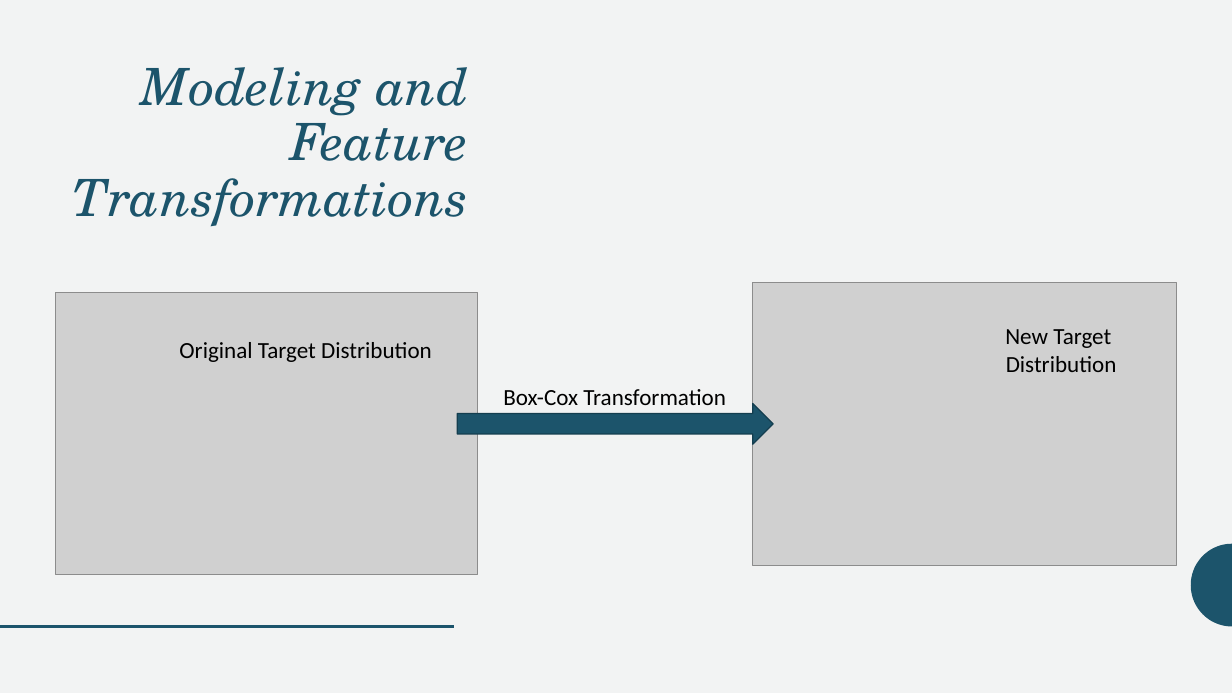
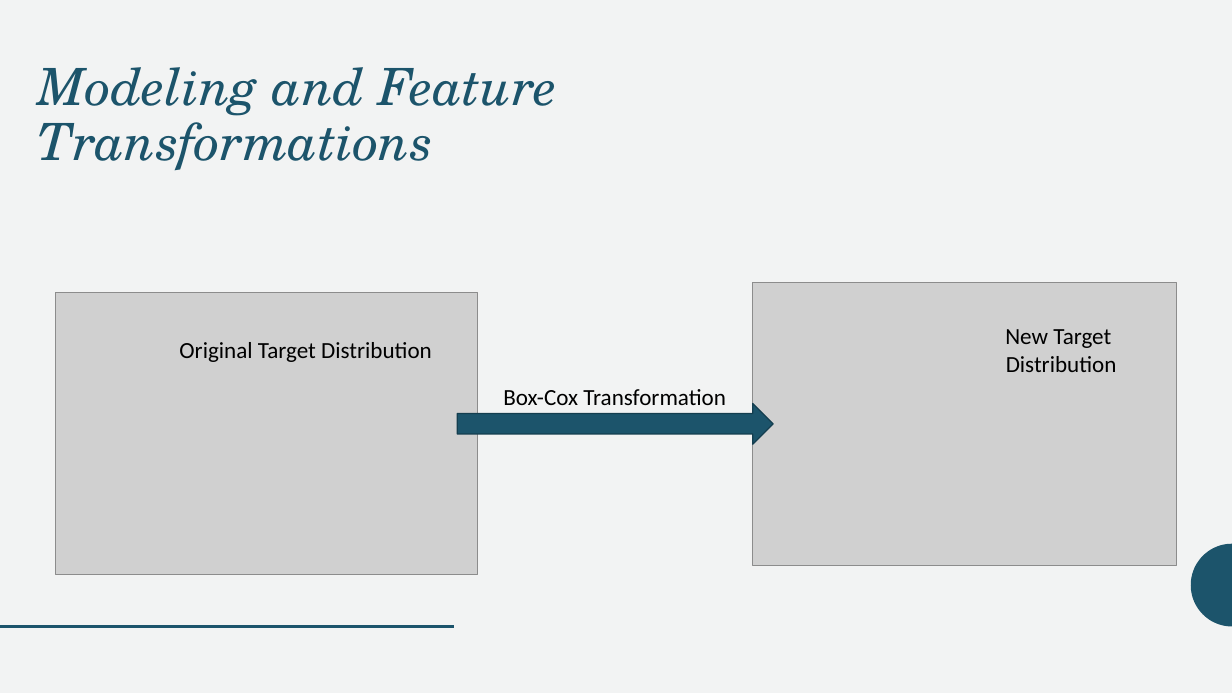
Before and after one commit to SRobbins-13/GHG_Regression_Analysis, a slide deck: slide 8 of GHG_Regression_Analysis.pptx (slide 11 before the commit). Drawn at 1232x693 pixels with LibreOffice and Linux fonts; fonts in the diff are those of the drawing; grey boxes stand for pictures. Boxes give left, top, right and bottom in pixels: in the first picture for what was removed or moved away, otherwise in the second. Text is boxed around its words. In the diff, an @@ line names an element or a change of style, - is before the commit and + after.

```diff
--- a/GHG_Regression_Analysis.pptx
+++ b/GHG_Regression_Analysis.pptx
@@ title "Modeling and Feature Transformations" at (37,67,557,171): alignment right to left @@
```
Also in this commit, not shown: 7 other slides changed, 2 slides added, 1 slide removed, 1 other file.
